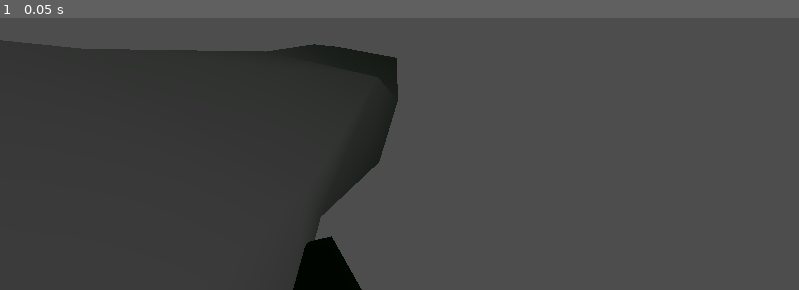
Above: before the commit, frame 1.
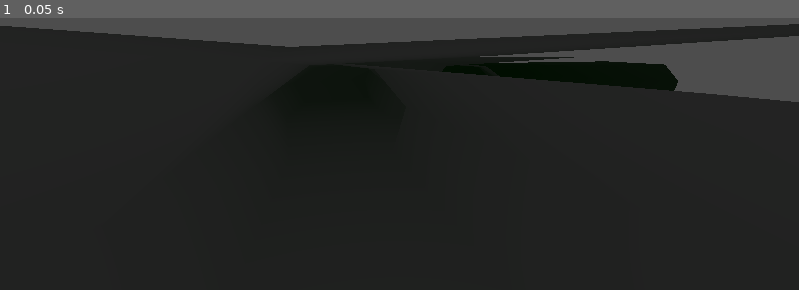
Above: after the commit, the same moment.

Repository: WebFreak001/UtopiaGameJam
Game: Godot game, scene res://world.tscn
Two runs of this game, one before a commit and one after it. Both use one fixed random seed, a clock stepped at 60 frames per second and the inputs below.
Inputs:
- Up to frame 1 (0.05 s): no input

The runs differ from the first frame. In frame 1, 65% of the frame differs, in the area x 0-100%, y 2-100%.

Commit message:
add cave generator

Diff:
--- /dev/null
+++ b/CaveGenerator.gd
@@ -0,0 +1,38 @@
+extends CSGPolygon3D
+
+
+# Called when the node enters the scene tree for the first time.
+func _ready():
+	var outline = [PackedVector3Array(), PackedVector3Array(), PackedVector3Array(), PackedVector3Array()]
+
+	for i in range(0, len(self.polygon)):
+		var v = self.polygon[i]
+		var prev = self.polygon[len(self.polygon) - 1] if i == 0 else self.polygon[i - 1]
+
+		var d = (v - prev).normalized()
+		var nrm = Vector2(-d.y, d.x)
+
+		outline[0].append(Vector3(v.x, v.y, 0))
+		var v2 = v + nrm * (0.3 + 0.3 * randf())
+		outline[1].append(Vector3(v2.x, v2.y, 0.8 + randf() * 0.2))
+		var v3 = v - nrm * (0.3 + 0.3 * randf())
+		outline[2].append(Vector3(v3.x, v3.y, 1.6 + randf() * 0.2))
+		var v4 = v - nrm * 4
+		outline[3].append(Vector3(v4.x, v4.y, 1.9))
+
+	for i in range(0, len(outline) - 1):
+		var walls = MeshInstance3D.new()
+		walls.mesh = ArrayMesh.new()
+		var vertices = PackedVector3Array()
+		for j in range(0, len(outline[i])):
+			vertices.append(outline[i][j])
+			vertices.append(outline[i + 1][j])
+		vertices.append(vertices[0])
+		vertices.append(vertices[1])
+
+		var arrays = []
+		arrays.resize(Mesh.ARRAY_MAX)
+		arrays[Mesh.ARRAY_VERTEX] = vertices
+
+		walls.mesh.add_surface_from_arrays(Mesh.PRIMITIVE_TRIANGLE_STRIP, arrays)
+		add_child(walls)
--- /dev/null
+++ b/Caves.gd
@@ -0,0 +1,7 @@
+extends MeshInstance3D
+
+@export var paths: PackedInt32Array
+
+# Called when the node enters the scene tree for the first time.
+func _ready():
+	pass # Replace with function body.
--- /dev/null
+++ b/world.gd
@@ -0,0 +1,17 @@
+extends Node3D
+
+var xr_interface: XRInterface
+
+func _ready():
+	xr_interface = XRServer.find_interface("OpenXR")
+	if xr_interface and xr_interface.is_initialized():
+		print("OpenXR initialized successfully")
+
+		# Turn off v-sync!
+		DisplayServer.window_set_vsync_mode(DisplayServer.VSYNC_DISABLED)
+		Engine.physics_ticks_per_second = 90
+
+		# Change our main viewport to output to the HMD
+		get_viewport().use_xr = true
+	else:
+		print("OpenXR not initialized, please check if your headset is connected")
--- a/world.tscn
+++ b/world.tscn
@@ -1,28 +1,33 @@
-[gd_scene load_steps=4 format=3 uid="uid://bty7k7wx2qb3"]
+[gd_scene load_steps=6 format=3 uid="uid://bty7k7wx2qb3"]
 
 [ext_resource type="PackedScene" uid="uid://ds4nqhthismy2" path="res://way.glb" id="1_h7co7"]
+[ext_resource type="Script" path="res://world.gd" id="1_v7e68"]
+[ext_resource type="Script" path="res://CaveGenerator.gd" id="3_q8unq"]
 
 [sub_resource type="Environment" id="Environment_1n3ab"]
 ssao_enabled = true
 fog_enabled = true
 fog_light_color = Color(0, 0.0470588, 0, 1)
-fog_density = 0.3047
+fog_density = 0.1
 
 [sub_resource type="BoxShape3D" id="BoxShape3D_tdlh5"]
 size = Vector3(100, 2, 100)
 
 [node name="Node3D" type="Node3D"]
+script = ExtResource("1_v7e68")
 
 [node name="way" parent="." instance=ExtResource("1_h7co7")]
 transform = Transform3D(1, 0, 0, 0, 1, 0, 0, 0, 1, -1.57628, 0, 2.49648)
+visible = false
 
 [node name="WorldEnvironment" type="WorldEnvironment" parent="."]
 environment = SubResource("Environment_1n3ab")
 
 [node name="XROrigin3D" type="XROrigin3D" parent="."]
+transform = Transform3D(1, 0, 0, 0, 1, 0, 0, 0, 1, -1.6279, 0, 5.14922)
 
 [node name="XRCamera3D" type="XRCamera3D" parent="XROrigin3D"]
-transform = Transform3D(1, 0, 0, 0, 1, 0, 0, 0, 1, 0, 1.80955, 0)
+transform = Transform3D(1, 0, 0, 0, 1, 0, 0, 0, 1, 0, 1.7, 0)
 current = true
 
 [node name="LeftHand" type="XRController3D" parent="XROrigin3D"]
@@ -36,3 +41,9 @@
 [node name="CollisionShape3D" type="CollisionShape3D" parent="StaticBody3D"]
 transform = Transform3D(1, 0, 0, 0, 1, 0, 0, 0, 1, 0, -1, 0)
 shape = SubResource("BoxShape3D_tdlh5")
+
+[node name="CSGPolygon3D" type="CSGPolygon3D" parent="."]
+transform = Transform3D(1, 0, 0, 0, -4.37114e-08, 1, 0, -1, -4.37114e-08, 0, 0, 0)
+use_collision = true
+polygon = PackedVector2Array(-3, -6, -2.68605, -3.73289, -3.61805, 0.09763, -5.29145, 4.35719, -5.96704, 8.28605, -3.27646, 10.474, -2.41903, 6.15724, -1.82769, 4.29454, -1.14766, 3.73277, -0.260655, 4.70847, -0.851991, 6.95555, -1.47289, 10.2079, -0.655489, 15.7239, 1.5956, 21.2605, 5.79381, 22.058, 8.93736, 21.495, 9.87574, 18.2576, 11.0956, 14.598, 12.1748, 9.76533, 7.10753, 9.62457, 7.29521, 13.5657, 6.44454, 17.8603, 4.37086, 15.7239, 2.78472, 9.61655, 1.90054, 4.81868, 1.16356, 3.31353, -0.806027, 2.03802, -1.75941, 0.745219, -0.431041, -4.28053, -0.64071, -6.11785)
+script = ExtResource("3_q8unq")
